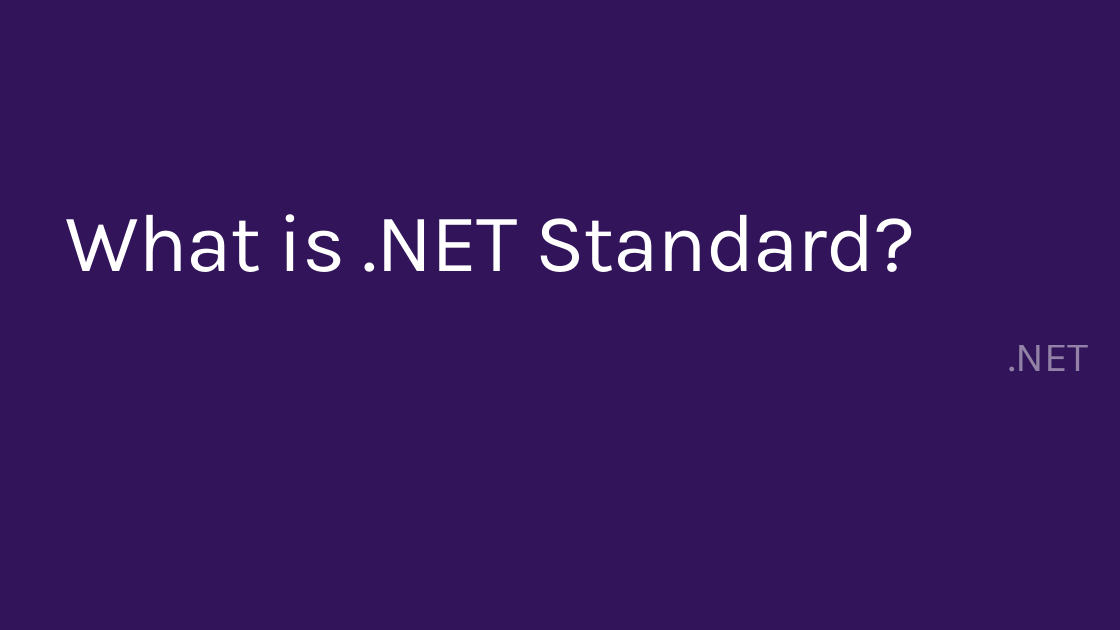
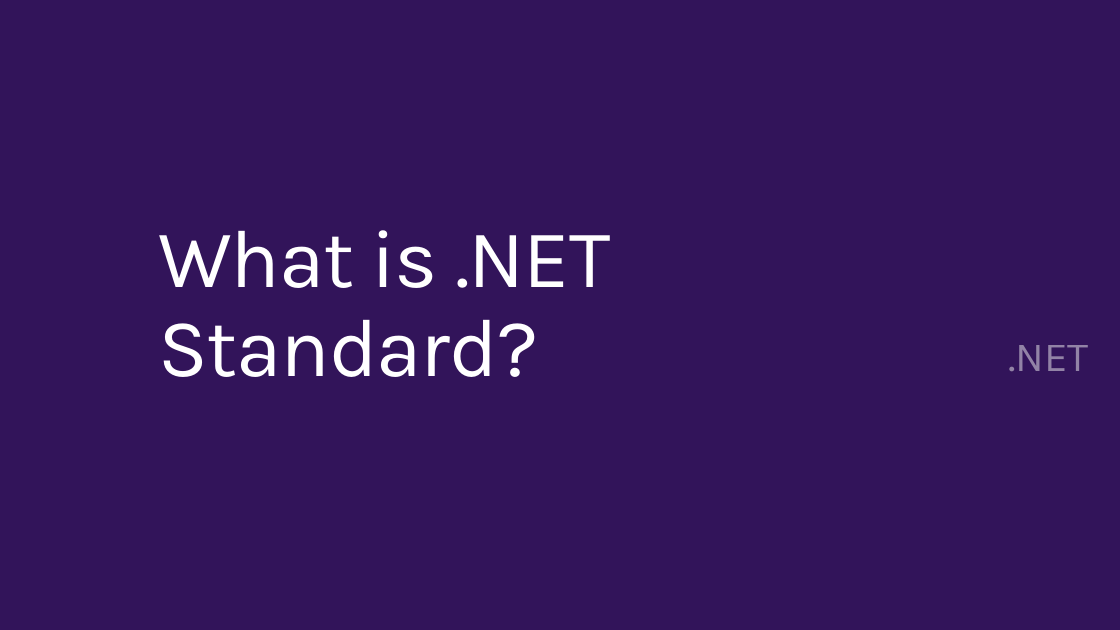
Before and after one commit to DotNetConfTh/dotnetconfth.github.io, a slide deck: slide 4 of dotnetconf/Technical/Decks/Aaron_NetStandard/Build Great Libraries using .NET Standard-Aaron.pptx (slide 3 before the commit). Drawn at 1120x630 pixels with LibreOffice and Linux fonts; fonts in the diff are those of the drawing; background and template pictures are left out. Boxes give left, top, right and bottom in pixels: in the first picture for what was removed or moved away, otherwise in the second. Text is boxed around its words. In the diff, an @@ line names an element or a change of style, - is before the commit and + after.

```diff
--- a/dotnetconf/Technical/Decks/Aaron_NetStandard/Build Great Libraries using .NET Standard-Aaron.pptx
+++ b/dotnetconf/Technical/Decks/Aaron_NetStandard/Build Great Libraries using .NET Standard-Aaron.pptx
@@ title "What is .NET Standard?" rewrapped from (66, 214, 915, 272) to (158, 230, 610, 377) @@
```
Also in this commit, not shown: 7 other slides changed, 14 slides added, 12 slides removed.
